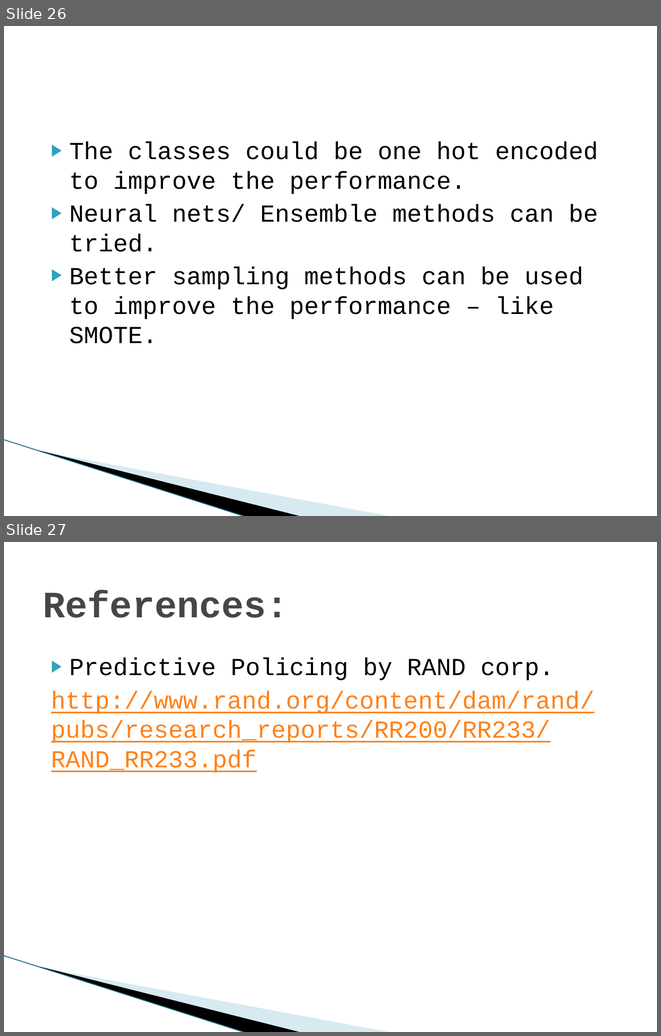
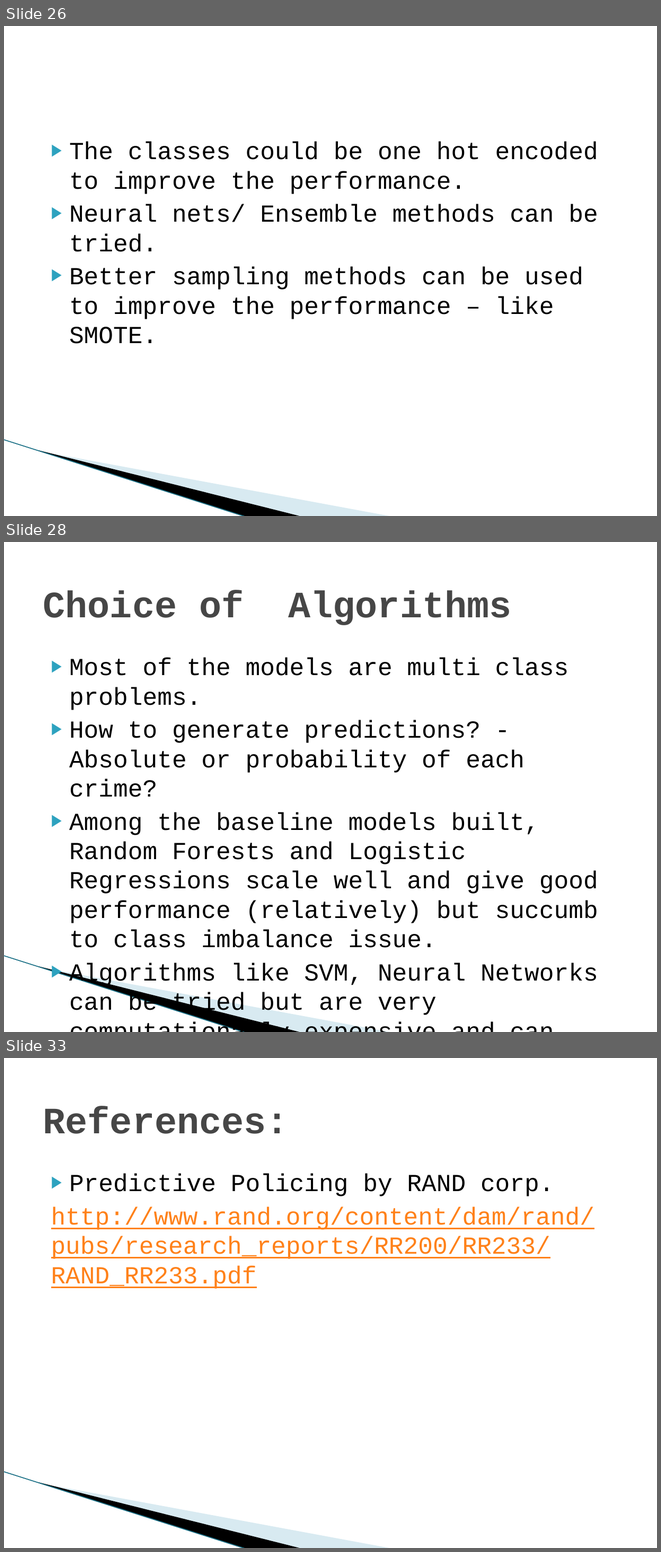
Before and after one commit to keshavramaswamy/ipython-notebooks, a slide deck: infor/Boston Crime Prediction.pptx. Shown one above the other, each under a label of ours: slides 26 and 27 before the commit, slides 26, 28 and 33 after it; the slides between them are not shown. The pictures are 661x1036 and 661x1552 pixels, drawn with LibreOffice and Linux fonts; fonts in the diff are those of the drawing; background and template pictures are left out. Boxes give left, top, right and bottom in pixels: in the first picture for what was removed or moved away, otherwise in the second. Text is boxed around its words. In the diff, an @@ line names an element or a change of style, - is before the commit and + after.

```diff
--- a/infor/Boston Crime Prediction.pptx
+++ b/infor/Boston Crime Prediction.pptx
@@ slide 28 added at bbox=[4, 542, 657, 1032], background #FFFFFF; not listed: 3 template elements that a slide beside it also shows @@
@@ title added at bbox=[43, 590, 512, 625], 41 pt, text #464646, bold @@
+Choice of Algorithms
@@ text added at bbox=[69, 658, 598, 1016], 27 pt, text #000000 @@
+▶ Most of the models are multi class problems.
+▶ How to generate predictions? - Absolute or probability of each crime?
+▶ Among the baseline models built, Random Forests and Logistic Regressions scale well and give good performance (relatively) but succumb to class imbalance issue.
+▶ Algorithms like SVM, Neural Networks can be tried but are very computationally expensive and can take time.
@@ what was slide 27 is now slide 33 @@
```
Also in this commit, not shown: 5 other slides added.
